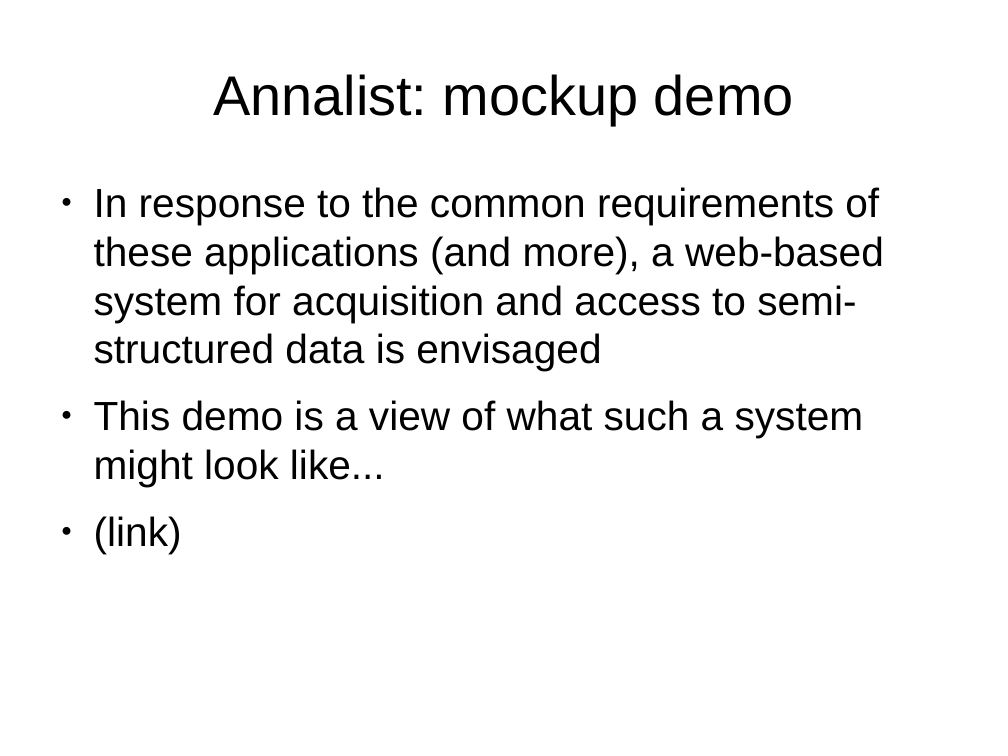
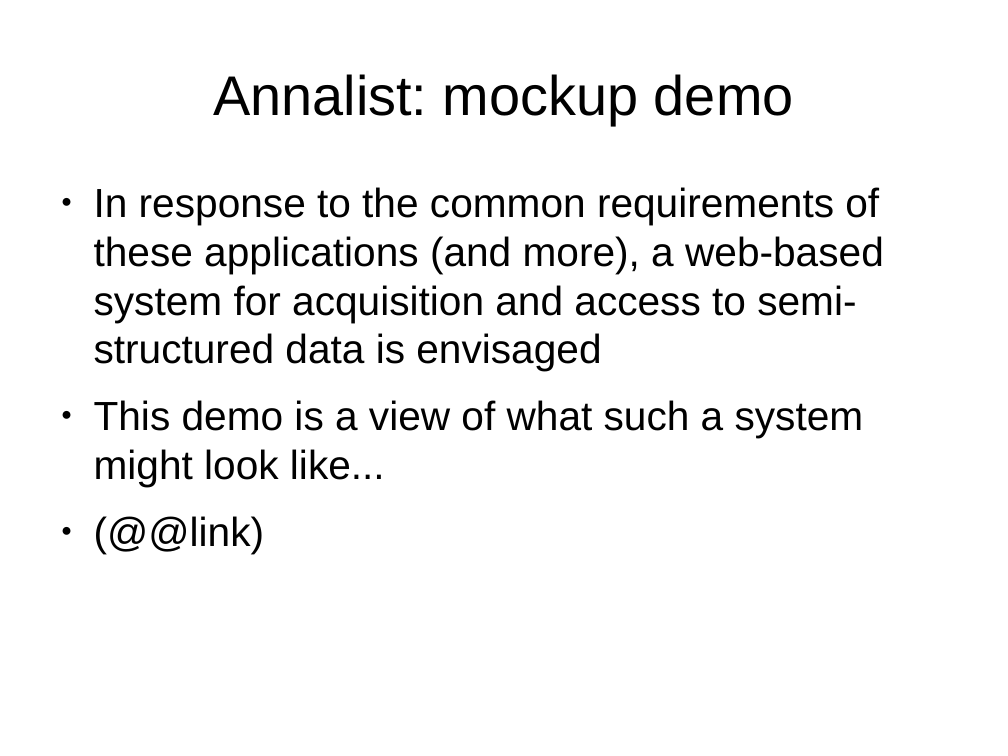
Before and after one commit to gklyne/annalist, a slide deck: slide 6 of presentations/annalist-pitch.odp. Drawn at 1008x756 pixels with LibreOffice and Linux fonts; fonts in the diff are those of the drawing. Boxes give left, top, right and bottom in pixels: in the first picture for what was removed or moved away, otherwise in the second. Text is boxed around its words. In the diff, an @@ line names an element or a change of style, - is before the commit and + after.

```diff
--- a/presentations/annalist-pitch.odp
+++ b/presentations/annalist-pitch.odp
@@ text at bbox=[94, 516, 265, 553]: text changed @@
-● (link)
+● (@@link)
```
Also in this commit, not shown: 4 other slides changed, 2 other files.
